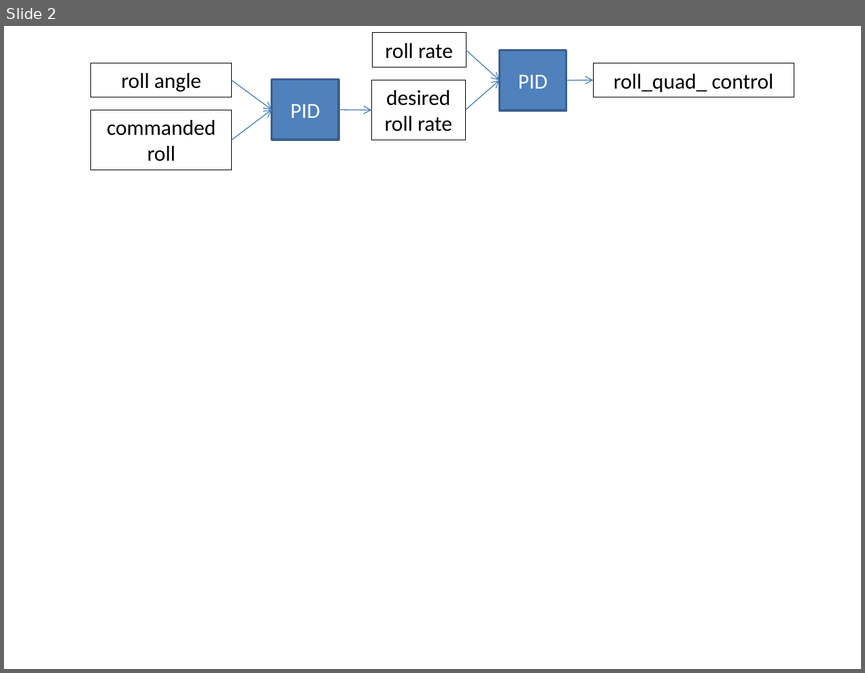
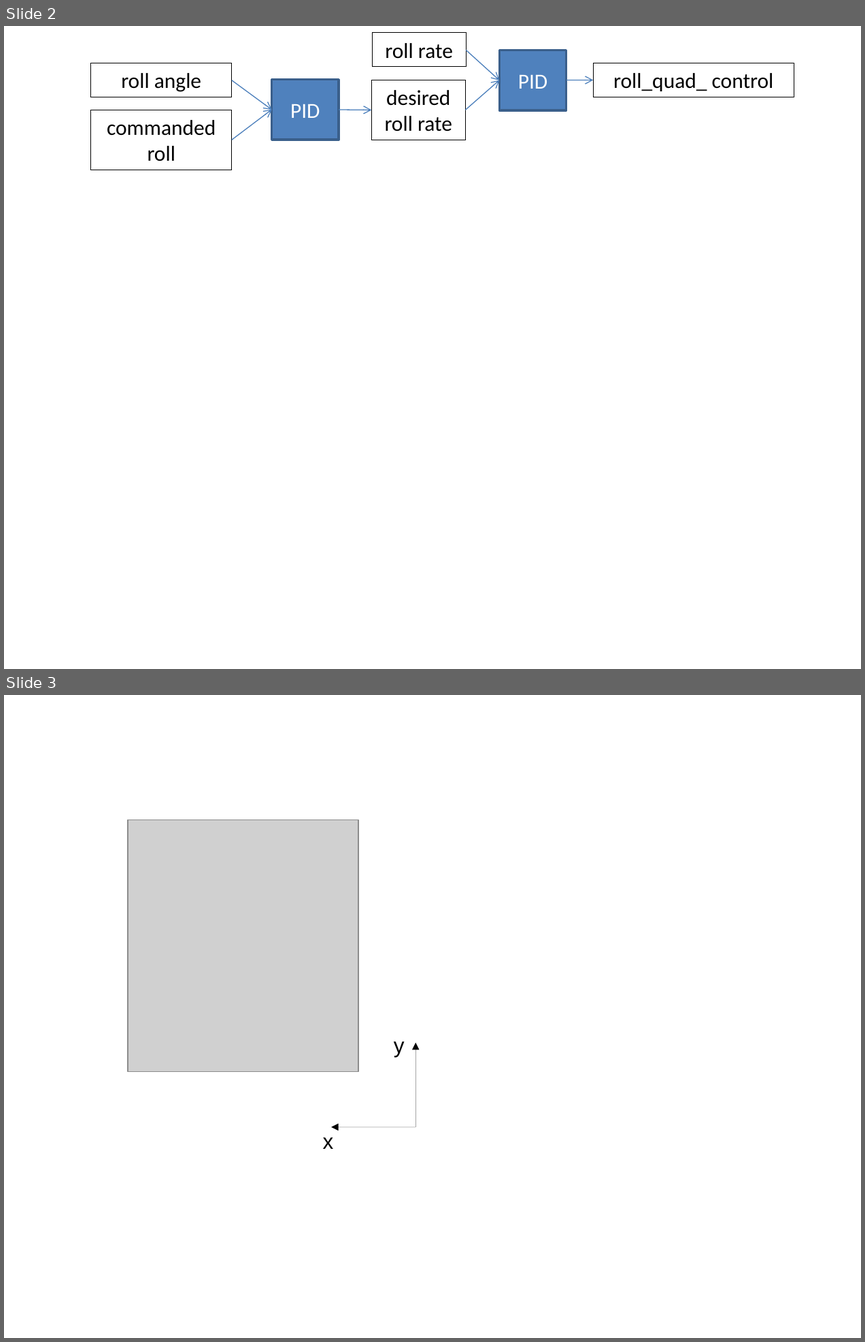
Before and after one commit to SebastienBocquet/ConvertibleUAV, a slide deck: doc/source/figs.pptx. Shown one above the other, each under a label of ours: slide 2 before the commit, slides 2 and 3 after it. The pictures are 865x673 and 865x1342 pixels, drawn with LibreOffice and Linux fonts; fonts in the diff are those of the drawing; grey boxes stand for pictures. Boxes give left, top, right and bottom in pixels: in the first picture for what was removed or moved away, otherwise in the second. Text is boxed around its words. In the diff, an @@ line names an element or a change of style, - is before the commit and + after.

```diff
--- a/doc/source/figs.pptx
+++ b/doc/source/figs.pptx
@@ slide 3 added at (x1=4, y1=695, x2=861, y2=1338), background #FFFFFF @@
@@ picture added at (x1=127, y1=820, x2=358, y2=1071) @@
@@ text added at (x1=394, y1=1041, x2=405, y2=1057), 18 pt, text #000000 @@
+y
@@ arrow added from (415, 1127) to (415, 1043), #000000 0.75 pt @@
@@ text added at (x1=323, y1=1137, x2=334, y2=1149), 18 pt, text #000000 @@
+x
@@ arrow added from (415, 1127) to (331, 1127), #000000 0.75 pt @@
```
Also in this commit, not shown: 3 slides changed, 1 slide removed, 4 other files.
